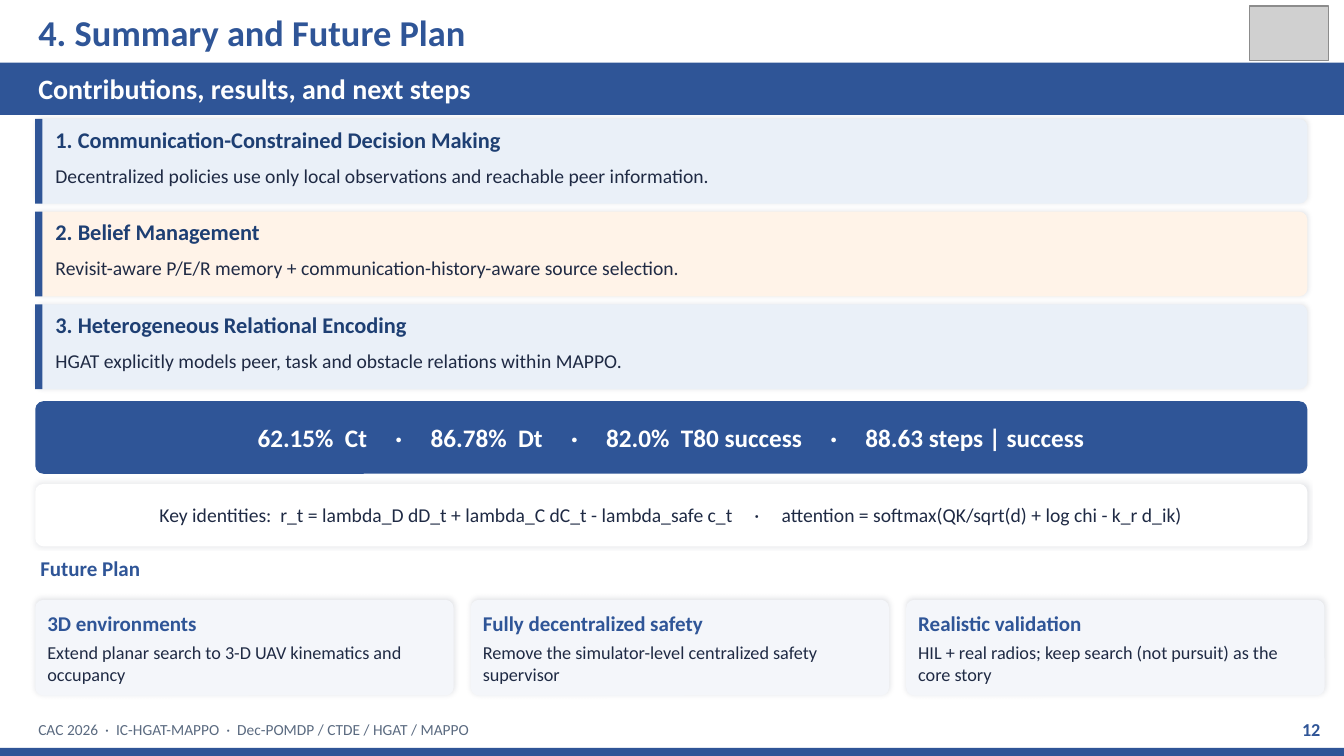
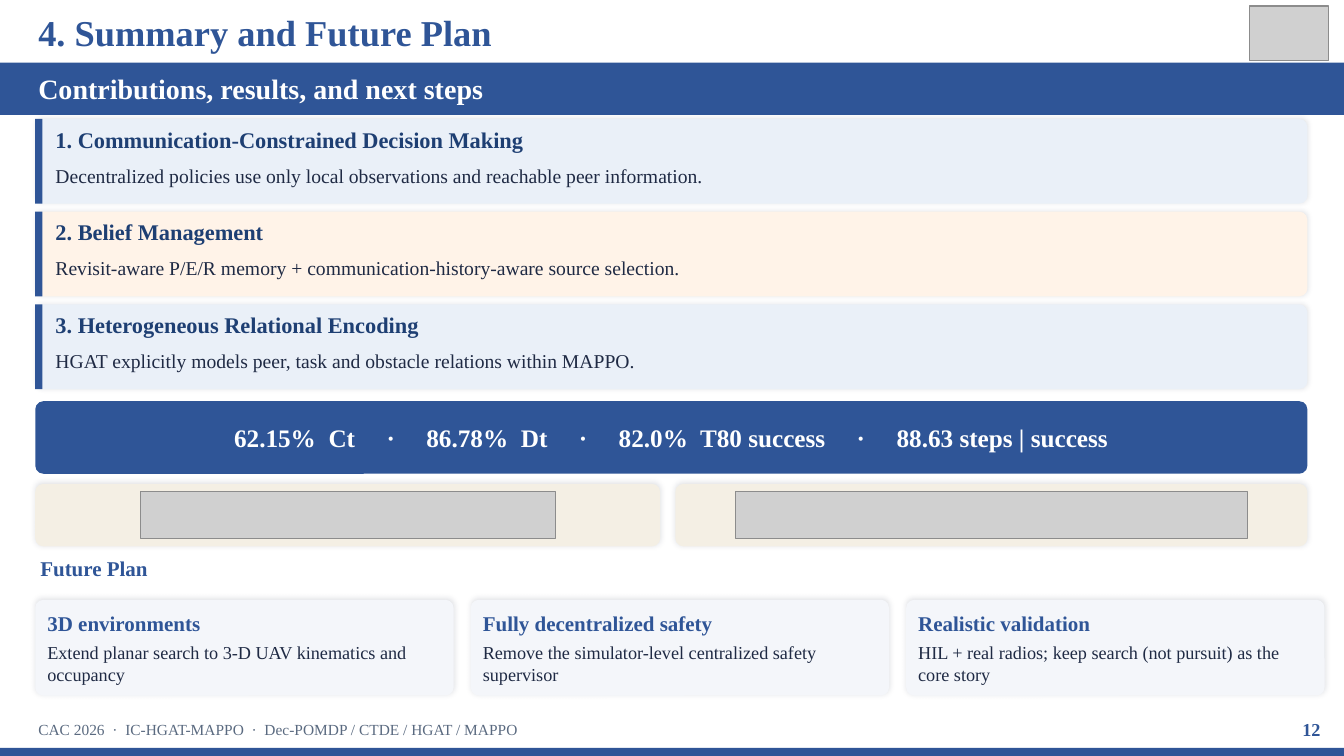
Before and after one commit to kuangyinying039/uav-swarm, a slide deck: slide 12 of presentations/IC-HGAT-MAPPO_CAC2026.pptx. Drawn at 1344x756 pixels with LibreOffice and Linux fonts; fonts in the diff are those of the drawing; grey boxes stand for pictures. Boxes give left, top, right and bottom in pixels: in the first picture for what was removed or moved away, otherwise in the second. Text is boxed around its words. In the diff, an @@ line names an element or a change of style, - is before the commit and + after.

```diff
--- a/presentations/IC-HGAT-MAPPO_CAC2026.pptx
+++ b/presentations/IC-HGAT-MAPPO_CAC2026.pptx
@@ rounded rectangle removed at (35, 484, 1308, 546) @@
@@ rounded rectangle added at (35, 484, 660, 546), fill #F4EFE4 @@
@@ rounded rectangle added at (40, 488, 655, 542), fill #F4EFE4 @@
@@ picture added at (140, 492, 556, 538) @@
@@ text removed at (159, 508, 1181, 526) @@
-Key identities: r_t = lambda_D dD_t + lambda_C dC_t - lambda_safe c_t · attention = softmax(QK/sqrt(d) + log chi - k_r d_ik)
@@ rounded rectangle added at (676, 484, 1308, 546), fill #F4EFE4 @@
@@ rounded rectangle added at (681, 488, 1303, 542), fill #F4EFE4 @@
@@ picture added at (736, 492, 1248, 538) @@
@@ font Calibri to Times New Roman in 18 elements at (38, 20, 492, 53), (38, 79, 483, 105), (55, 132, 523, 153), (55, 169, 703, 187), (55, 224, 263, 245), (55, 261, 680, 280), (55, 317, 419, 338), (55, 354, 635, 373), (234, 430, 1108, 453), (40, 561, 148, 577), (47, 616, 200, 631), (47, 646, 406, 685), (483, 616, 712, 636), (483, 646, 816, 685), (918, 616, 1090, 632), (918, 646, 1279, 685), (38, 725, 517, 735), (1302, 724, 1320, 736) @@
```
Also in this commit, not shown: 12 other slides changed, 23 other files.
